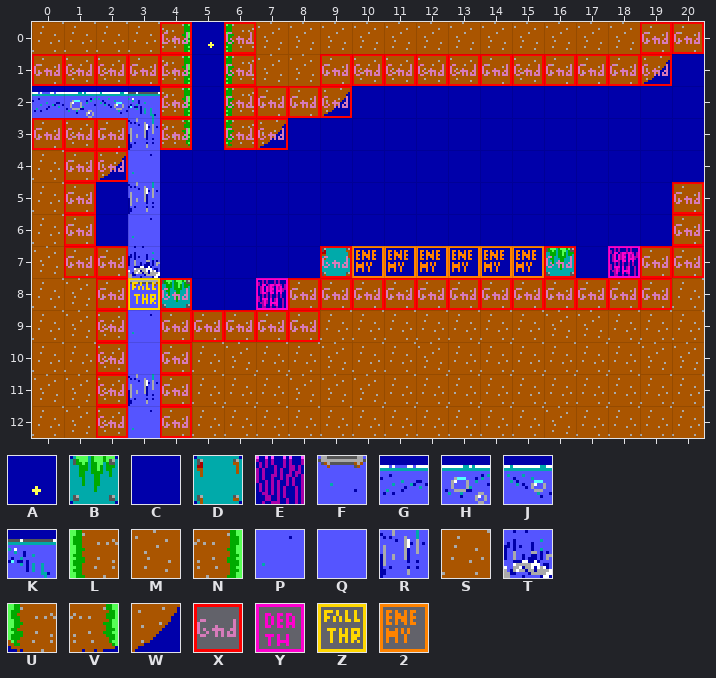
A Tiled map gets an edit: levels/0202.tmx. The picture above is the old version.
Cells are 16x16 px. Shown: x 0..20, y 0..12. Tiles whose own drawing changed are shown in their newer look in all pictures.
Key: from "Tileset": A 23, B 41, C 44, D 60, E 61, F 65, G 84, H 85, J 86, K 88, L 101, M 102, N 103, P 104, Q 106, R 108, S 122, T 128, U 141, V 143, W 165; from "obj_layer": X 1, Y 3, Z 4, 2 5.
_ is an empty cell.
Layer "bg" before, first column x 0:
 0 SSSSNALMMMMMMMMMMMMSS
 1 SMMSNCLMMSMMMMSMSSSWC
 2 GHJKNCLSSWCCCCCCCCCCC
 3 SMSRVCUWCCCCCCCCCCCCC
 4 SSWPCCCCCCCCCCCCCCCCC
 5 SSCRCCCCCCCCCCCCCCCCS
 6 SSCPCCCCCCCCCCCCCCCCS
 7 MSSTCCCCCDCCCCCCBCESS
 8 SMSFBCCESSSSSSSSSSSSS
 9 SMMPSSSSSSSSSSSSMMSSS
10 SSMQSSMSSMSSMSSSSSSMM
11 MMMRSSSSMMMSSSSSSSSSS
12 SMMPSSSSSSSSSSSSMSSSS
Layer "col" before, first column x 0:
 0 ____X_X____________XX
 1 XXXXX_X__XXXXXXXXXXX_
 2 ____X_XXXX___________
 3 XXX_X_XX_____________
 4 _XX__________________
 5 _X__________________X
 6 _X__________________X
 7 _XX______X222222X_YXX
 8 __XZX__YXXXXXXXXXXXX_
 9 __X_XXXXX____________
10 __X_X________________
11 __X_X________________
12 __X_X________________
Once edited:
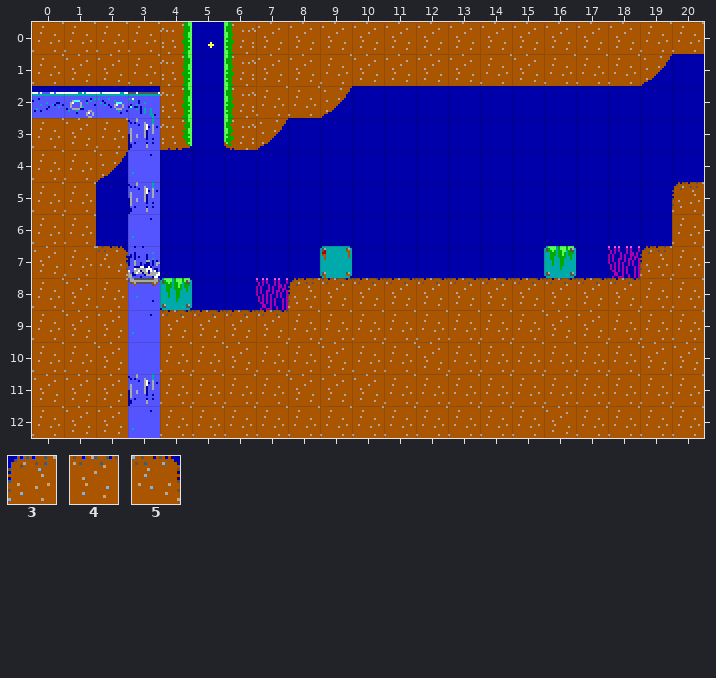
Further tiles: from "Tileset": 3 166, 4 167, 5 168.
Change:
Changed rows in their new state; . is an unchanged cell.
Layer "bg":
first column x 2:
 5 ..................3
 7 5................3.
 8 ......34444444444..
 9 ..4444.............
Layer "col" (now hidden):
first column x 0:
 0 ...._._............__
 1 _____._..___________.
 2 ...._.____...........
 3 ___._.__.............
 4 .__..................
 5 ._.................._
 6 ._.................._
 7 .__......________.___
 8 ..___.._____________.
 9 .._._____............
10 .._._................
11 .._._................
12 .._._................
Boxes around the changes in both pictures, in picture pixels (x1, y1, x2, y2):
changed: (32, 22, 704, 438)
